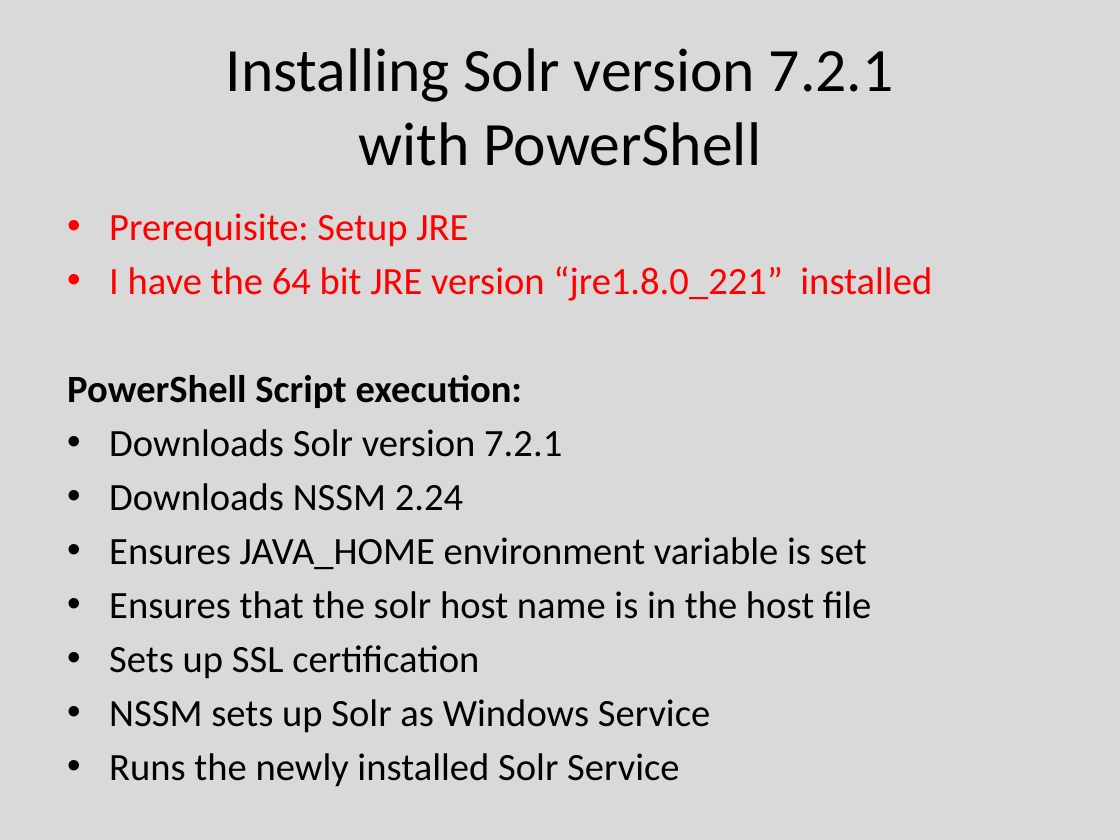
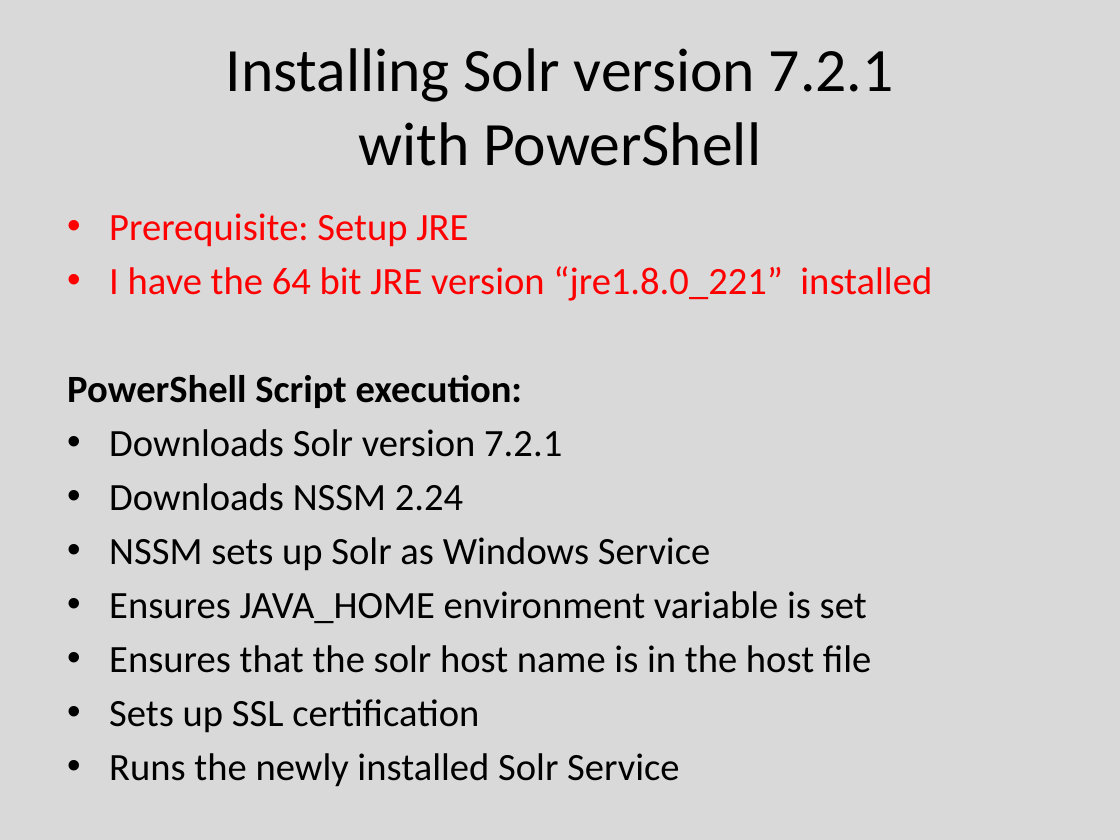
Before and after one commit to erjan123/Sitecore, a slide deck: slide 3 of Sitecore/PowershellScripts/Sitecore Solr/1.Installing-Uninstalling-Solr.pptm. Drawn at 1120x840 pixels with LibreOffice and Linux fonts; fonts in the diff are those of the drawing. Boxes give left, top, right and bottom in pixels: in the first picture for what was removed or moved away, otherwise in the second. Text is boxed around its words. In the diff, an @@ line names an element or a change of style, - is before the commit and + after.

```diff
--- a/Sitecore/PowershellScripts/Sitecore Solr/1.Installing-Uninstalling-Solr.pptm
+++ b/Sitecore/PowershellScripts/Sitecore Solr/1.Installing-Uninstalling-Solr.pptm
@@ text at box(109, 537, 710, 571): paragraph added @@
+• NSSM sets up Solr as Windows Service
@@ text at box(109, 699, 710, 733): paragraph removed @@
-• NSSM sets up Solr as Windows Service
```
Also in this commit, not shown: 1 other file.
